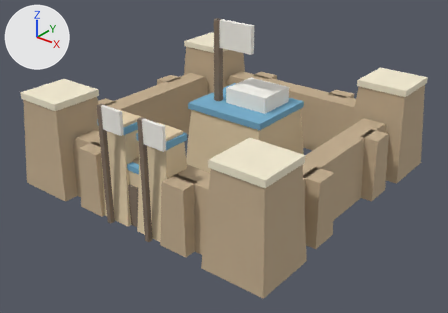
A saved change to the glTF model web/public/models/egyptian/fort.glb.
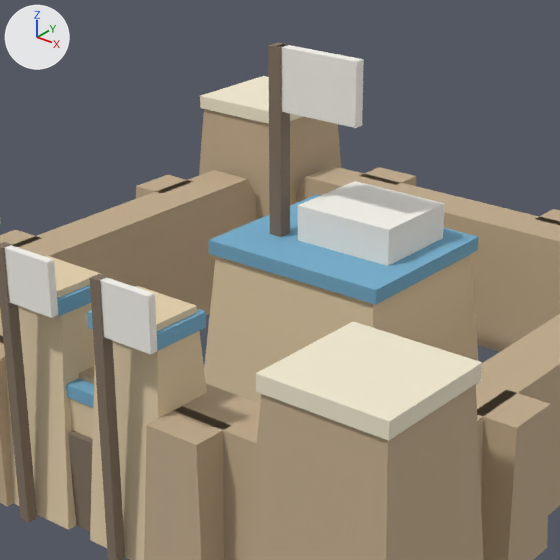
Old and new are each drawn whole from a camera (50 mm lens) standing at (1.106, -1.415, 0.927) and looking at (0.03, -0.07, 0.093) and again close up on the part from 22% to 76% of the width and 0% to 77% of the height. Arrows for +X, +Y and +Z are at upper left; the lights stay in place. The older version's two pictures come first. Vertices at exactly the same position are counted once.

In view in the first close-up: 'egyptian_fort'.
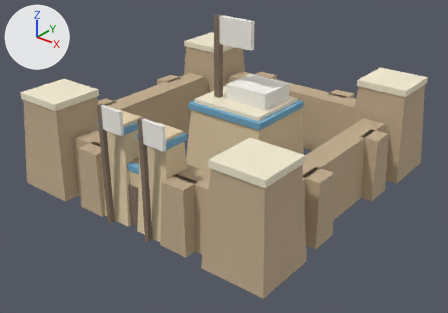
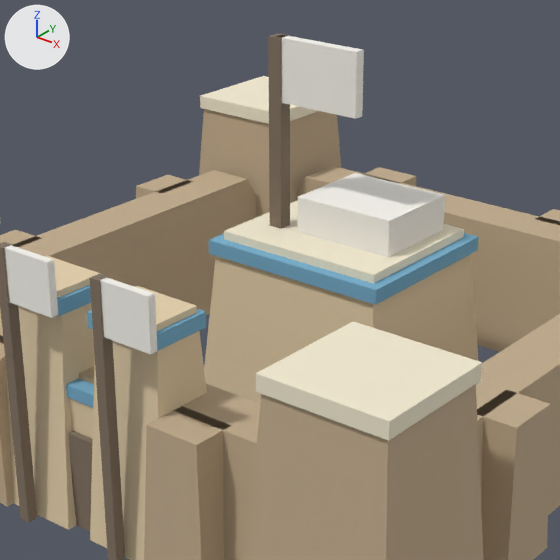
Where the change shows, as pixel boxes (x1, y1, x2, y2) in the close-ups (560 x 560 px; the box of a moved part takes in the faces that stretch with it):
'egyptian_fort', reshaped
    before: (0, 43, 560, 560)
    after: (0, 33, 560, 560)
part 1 of me_egyptian_fort, added (pale yellow)
    after: (224, 200, 464, 283)
part 2 of me_egyptian_fort, moved or reshaped
    before: (268, 43, 290, 237)
    after: (268, 33, 290, 229)
part 3 of me_egyptian_fort, moved or reshaped
    before: (298, 181, 445, 266)
    after: (298, 173, 445, 257)
part 4 of me_egyptian_fort, moved or reshaped
    before: (277, 44, 364, 128)
    after: (278, 35, 364, 119)

The change in detail:
me_egyptian_fort is used by ob_egyptian_fort; location (0.0, 0.0, 0.0).
me_egyptian_fort had 304 vertices, 456 faces and spanned x -0.455..0.455, y -0.455..0.455, z 0.0..0.48.
me_egyptian_fort now has 312 vertices, 468 faces and spans x -0.455..0.455, y -0.455..0.455, z 0.0..0.492.
me_egyptian_fort part 1: a new loose piece, a box spanning x -0.125..0.125, y -0.025..0.185, z 0.22..0.232, in mat_egyptian_wall (pale yellow #f4ebd1).
me_egyptian_fort part 2: the loose piece of 8 vertices spanning x -0.09..-0.07, y 0.03..0.05, z 0.22..0.48 is moved by (0.0, 0.0, 0.012).
me_egyptian_fort part 3: the loose piece of 8 vertices spanning x -0.045..0.105, y 0.035..0.165, z 0.22..0.27 is moved by (0.0, 0.0, 0.012).
me_egyptian_fort part 4: the loose piece of 8 vertices spanning x -0.08..0.05, y 0.032..0.047, z 0.395..0.48 is moved by (0.0, 0.0, 0.012).
